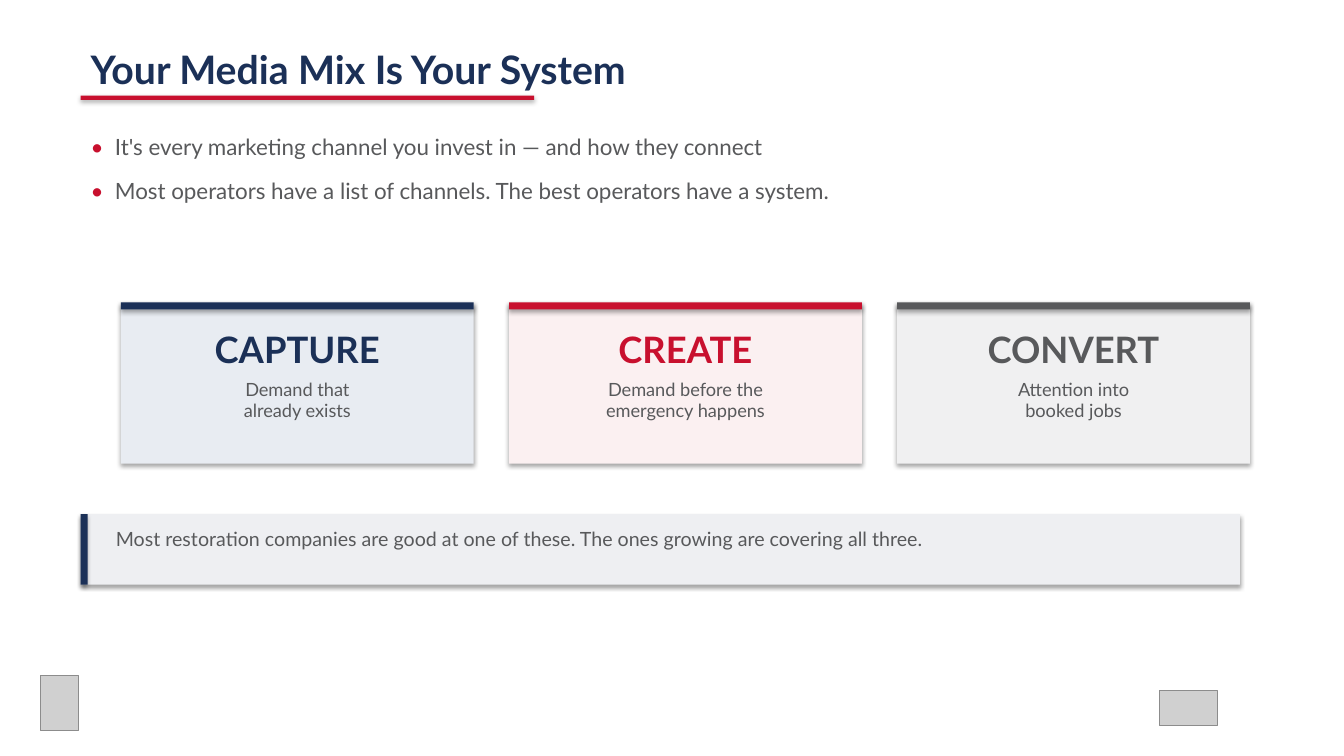
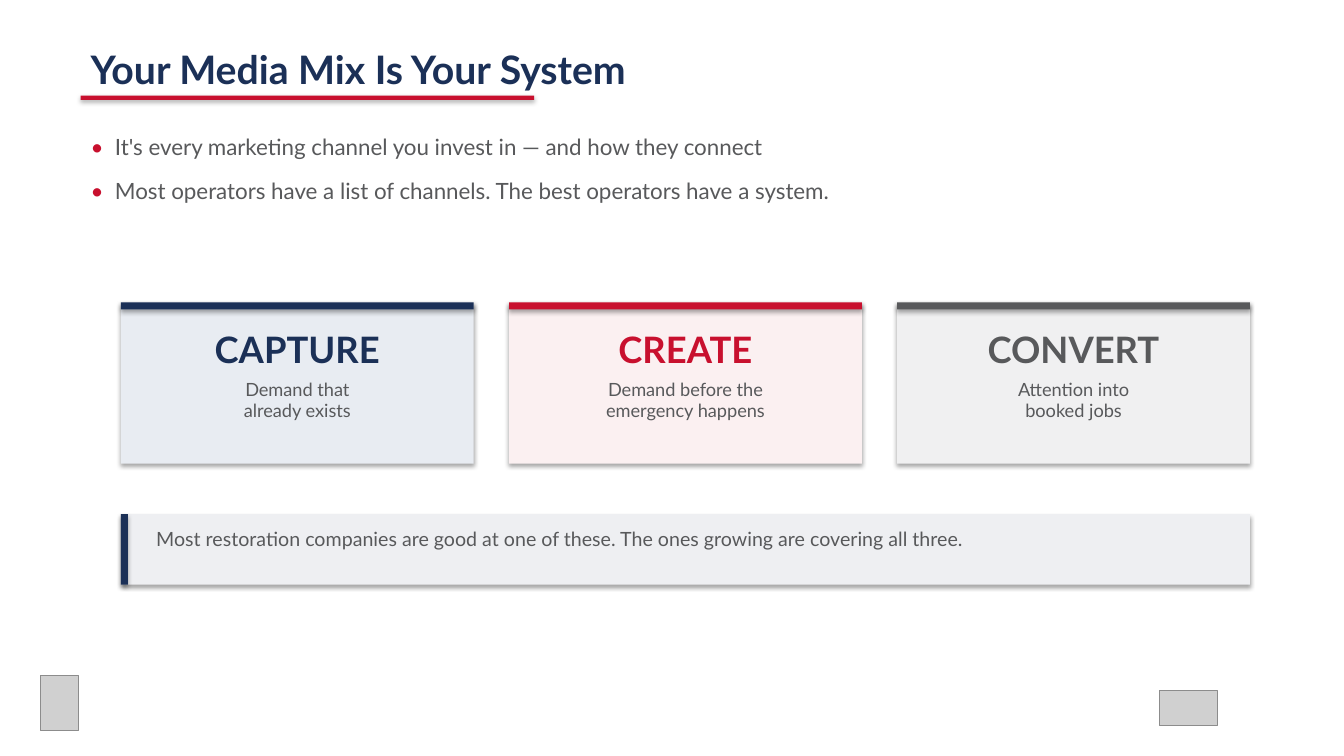
Before and after one commit to zach0589/rainbow-conference-2026, a slide deck: slide 3 of Rainbow_Conference_2026_Media_Mix.pptx. Drawn at 1344x756 pixels with LibreOffice and Linux fonts; fonts in the diff are those of the drawing; grey boxes stand for pictures. Boxes give left, top, right and bottom in pixels: in the first picture for what was removed or moved away, otherwise in the second. Text is boxed around its words. In the diff, an @@ line names an element or a change of style, - is before the commit and + after.

```diff
--- a/Rainbow_Conference_2026_Media_Mix.pptx
+++ b/Rainbow_Conference_2026_Media_Mix.pptx
@@ rectangle: place and size @@
-rectangle at (81, 514, 1240, 585)
+rectangle at (121, 514, 1250, 585)
@@ rectangle: place and size @@
-rectangle at (81, 514, 88, 585)
+rectangle at (121, 514, 128, 585)
@@ text "Most restoration companies are good ...": place and size @@
-text "Most restoration companies are good ..." at (116, 531, 922, 550)
+text "Most restoration companies are good ..." at (156, 531, 962, 550)
```
